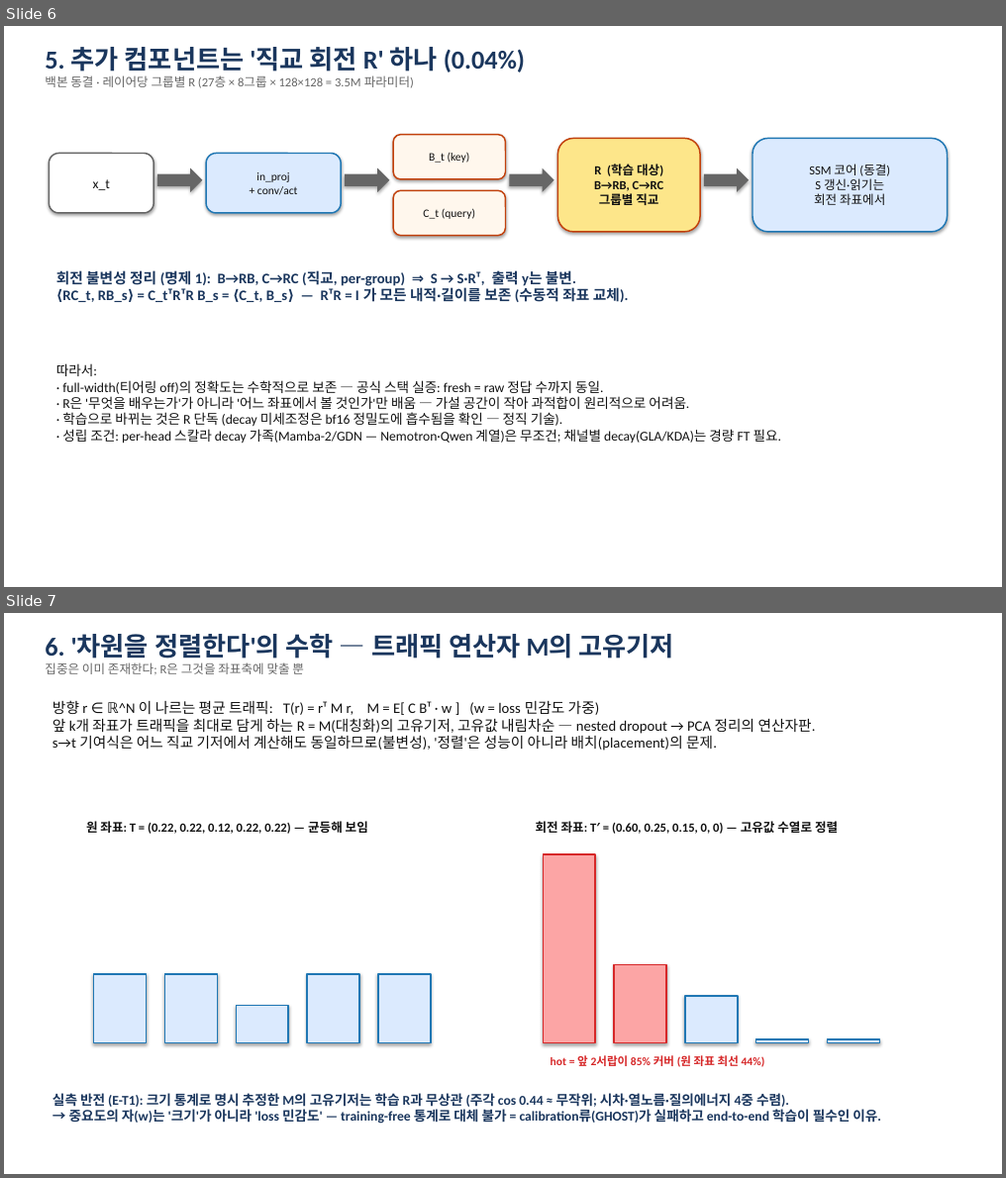
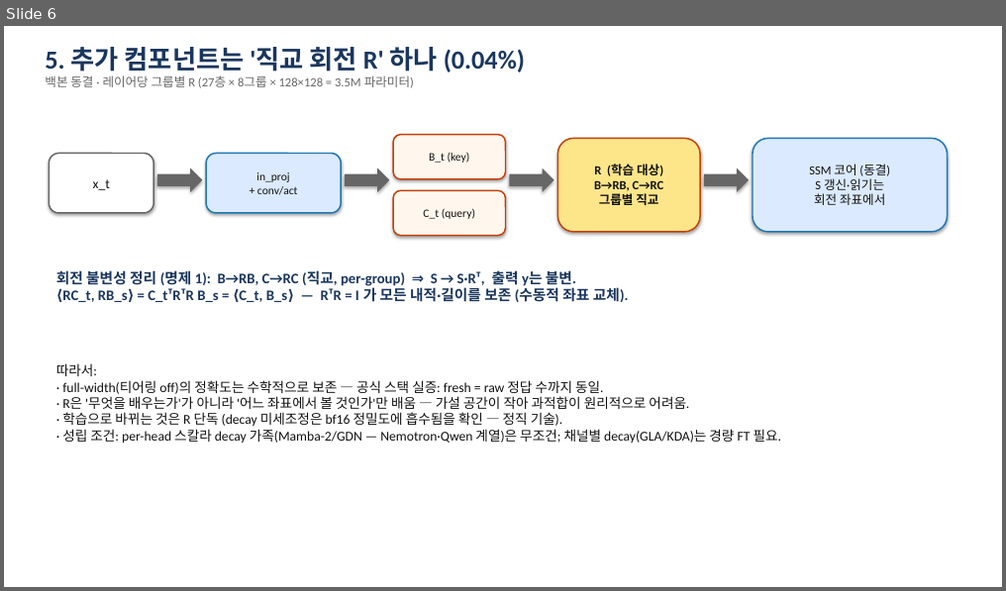
Before and after one commit to omin-Kwon/nested_ssm, a slide deck: docs/pitch_deck_tiering.pptx. Shown one above the other, each under a label of ours: slides 6 and 7 before the commit, slide 6 after it. The pictures are 1006x1178 and 1006x591 pixels, drawn with LibreOffice and Linux fonts; fonts in the diff are those of the drawing. Boxes give left, top, right and bottom in pixels: in the first picture for what was removed or moved away, otherwise in the second. Text is boxed around its words. In the diff, an @@ line names an element or a change of style, - is before the commit and + after.

```diff
--- a/docs/pitch_deck_tiering.pptx
+++ b/docs/pitch_deck_tiering.pptx
@@ slide 7 removed at <box>4,613,1002,1174</box>, background #FFFFFF @@
@@ text removed at <box>45,634,675,675</box> @@
-6. '차원을 정렬한다'의 수학 — 트래픽 연산자 M의 고유기저
-집중은 이미 존재한다; R은 그것을 좌표축에 맞출 뿐
@@ text removed at <box>53,700,816,751</box> @@
-방향 r ∈ ℝ^N 이 나르는 평균 트래픽: T(r) = rᵀ M r, M = E[ C Bᵀ · w ] (w = loss 민감도 가중)
-앞 k개 좌표가 트래픽을 최대로 담게 하는 R = M(대칭화)의 고유기저, 고유값 내림차순 — nested dropout → PCA 정리의 연산자판.
-s→t 기여식은 어느 직교 기저에서 계산해도 동일하므로(불변성), '정렬'은 성능이 아니라 배치(placement)의 문제.
@@ text removed at <box>86,821,368,834</box> @@
-원 좌표: T = (0.22, 0.22, 0.12, 0.22, 0.22) — 균등해 보임
@@ text removed at <box>536,821,838,834</box> @@
-회전 좌표: T′ = (0.60, 0.25, 0.15, 0, 0) — 고유값 수열로 정렬
@@ rectangle removed at <box>543,855,595,1044</box> @@
@@ rectangle removed at <box>614,964,666,1044</box> @@
@@ rectangle removed at <box>94,974,147,1044</box> @@
@@ rectangle removed at <box>165,974,218,1044</box> @@
@@ rectangle removed at <box>307,974,359,1044</box> @@
@@ rectangle removed at <box>378,974,431,1044</box> @@
@@ rectangle removed at <box>685,996,738,1044</box> @@
@@ rectangle removed at <box>236,1006,288,1044</box> @@
@@ text removed at <box>550,1056,765,1069</box> @@
-hot = 앞 2서랍이 85% 커버 (원 좌표 최선 44%)
@@ rectangle removed at <box>756,1040,809,1044</box> @@
@@ rectangle removed at <box>828,1040,880,1044</box> @@
@@ text removed at <box>53,1093,881,1124</box> @@
-실측 반전 (E-T1): 크기 통계로 명시 추정한 M의 고유기저는 학습 R과 무상관 (주각 cos 0.44 ≈ 무작위; 시차·열노름·질의에너지 4중 수렴).
-→ 중요도의 자(w)는 '크기'가 아니라 'loss 민감도' — training-free 통계로 대체 불가 = calibration류(GHOST)가 실패하고 end-to-end 학습이 필수인 이유.
```
Also in this commit, not shown: 6 slides changed, 2 slides added, 1 other file.
